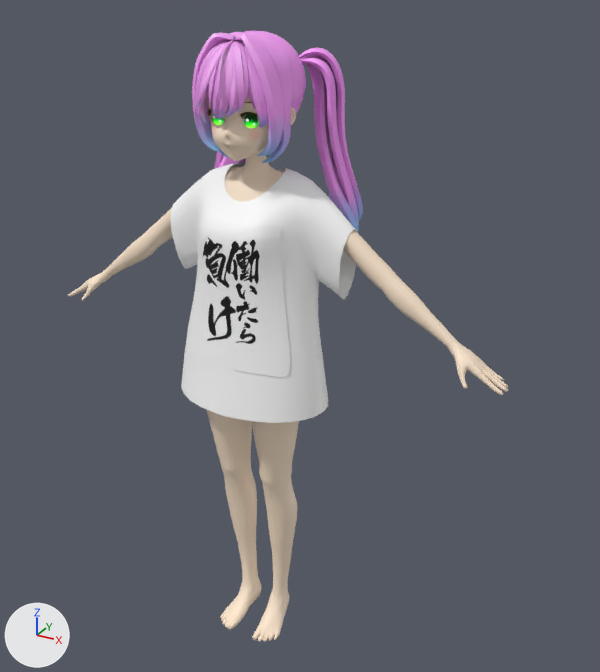
A saved change to the FBX model mccc.fbx.
Rendered twice from a 50 mm camera at (0.973, -1.578, 1.682) aimed at (0.071, 0.062, 0.862). The lights are fixed; the arrows at lower left show +X, +Y and +Z. Where no turn or scale is listed for an object, it has been applied to the vertices. Vertices at the same position are counted once.

Objects in the first picture: 'BackHair', 'Body', 'Face', 'FrontHair', 'SideHair', 'TwinTail', 'YuruT', 'hataraitara_make'.
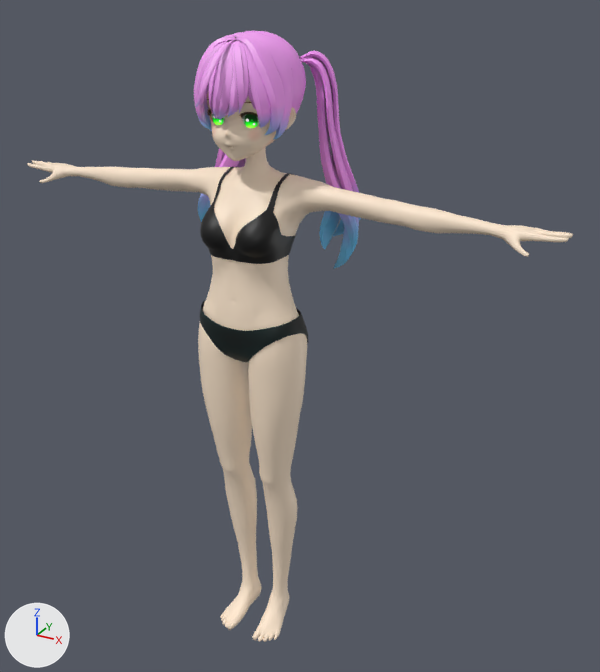
Boxes (x1, y1, x2, y2) around the edits, measured in the pictures (600 x 672 px; the box of a moved part takes in the faces that stretch with it):
'Body', reshaped (24% wider): before (68, 148, 509, 642); after (27, 148, 573, 642)
'YuruT', deleted: before (170, 163, 358, 423)
'hataraitara_make', deleted: before (187, 214, 290, 377)
'TwinTail', reshaped: before (214, 47, 363, 231); after (198, 51, 361, 269)
'SideHair', reshaped (17% shorter): before (192, 32, 292, 163); after (194, 32, 293, 140)
'Sphere.001', added (black): after (200, 167, 296, 264)
part 1 of me_nurbspath_004, moved or reshaped: before (214, 151, 246, 169); after (215, 148, 246, 167)
part 2 of me_nurbspath_004, moved or reshaped: before (299, 47, 357, 188); after (299, 51, 357, 188)
part 3 of me_body_001, moved or reshaped: before (68, 208, 509, 395); after (27, 160, 573, 354)
'Shorts', unchanged, uncovered by the edit: after (200, 300, 308, 362)

Diff of the bpy script that builds the scene:
```diff
--- a/mccc.fbx.py
+++ b/mccc.fbx.py
@@ me_nurbspath_004 @@
 # used by ob_twintail; location = (0.0, 0.0, 0.0)
-me_nurbspath_004.from_pydata(...)  # 4141 vertices, 4050 faces; spans x -0.218..0.218, y 0.058..0.17, z 1.026..1.532
+me_nurbspath_004.from_pydata(...)  # 4142 vertices, 4052 faces; spans x -0.218..0.218, y 0.058..0.17, z 1.026..1.525
+# me_nurbspath_004 part 1: 488 vertices moved from x -0.185..-0.062, y 0.071..0.16, z 1.239..1.514 to x -0.184..-0.062, y 0.071..0.159, z 1.239..1.514; 808 vertices removed from x -0.165..-0.05, y 0.058..0.148, z 1.315..1.532; 808 vertices added at x -0.159..-0.047, y 0.061..0.134, z 1.315..1.525
+# me_nurbspath_004 part 2: 488 vertices moved from x 0.062..0.185, y 0.071..0.16, z 1.239..1.514 to x 0.062..0.184, y 0.071..0.159, z 1.239..1.514; 807 vertices removed from x 0.05..0.165, y 0.058..0.148, z 1.315..1.532; 808 vertices added at x 0.047..0.159, y 0.061..0.134, z 1.315..1.525
 me_nurbspath_004.materials.append(mat_hair_back)
@@ me_body_001 @@
 # used by ob_body; location = (0.0, 0.0, 0.0)
-me_body_001.from_pydata(...)  # 5871 vertices, 6123 faces; spans x -0.607..0.607, y -0.138..0.049, z 0.04..1.361
+me_body_001.from_pydata(...)  # 5843 vertices, 6059 faces; spans x -0.694..0.694, y -0.138..0.049, z 0.04..1.361
+# me_body_001 part 3: 648 vertices moved from x -0.31..0.31, y -0.136..0.043, z 0.823..1.271 to x -0.322..0.322, y -0.136..0.043, z 0.823..1.27; 1592 vertices removed from x -0.607..0.607, y -0.052..0.034, z 0.87..1.103; 1556 vertices added at x -0.694..0.694, y -0.052..0.034, z 1.185..1.245
 me_body_001.materials.append(mat_body)
@@ me_nurbspath_005 @@
 # used by ob_sidehair; location = (0.0, 0.0, 0.0)
-me_nurbspath_005.from_pydata(...)  # 1007 vertices, 976 faces; spans x -0.105..0.105, y -0.114..-0.015, z 1.303..1.568
+me_nurbspath_005.from_pydata(...)  # 1007 vertices, 976 faces; spans x -0.104..0.104, y -0.106..-0.008, z 1.357..1.566
+# me_nurbspath_005 part 4: 991 of 1007 vertices moved; they spanned x -0.105..0.105, y -0.114..-0.015, z 1.303..1.568 and now span x -0.104..0.104, y -0.106..-0.008, z 1.357..1.566; mean shift (0.0, 0.003, 0.014); largest move (0.046, -0.042, 1.305) -> (0.079, -0.054, 1.36)
 me_nurbspath_005.materials.append(mat_hair_middle)
@@ me_sphere_004 @@
+me_sphere_004.from_pydata(...)  # 557 vertices, 496 faces; spans x -0.096..0.096, y -0.137..0.05, z 1.097..1.274
+me_sphere_004.materials.append(mat_yurut)  # picture img_yurut_png
@@ ob_yurut @@
-ob_yurut = bpy.data.objects.new('YuruT', me_cube_003)
-ob_yurut.location = (0.0, 0.0, 0.0)
@@ ob_hataraitara_make @@
-ob_hataraitara_make = bpy.data.objects.new('hataraitara_make', me_hataraitara_make_001)
-ob_hataraitara_make.location = (0.0, 0.0, 0.0)
@@ ob_sphere_001 @@
+ob_sphere_001 = bpy.data.objects.new('Sphere.001', me_sphere_004)
+ob_sphere_001.location = (0.0, 0.0, 0.0)
```
